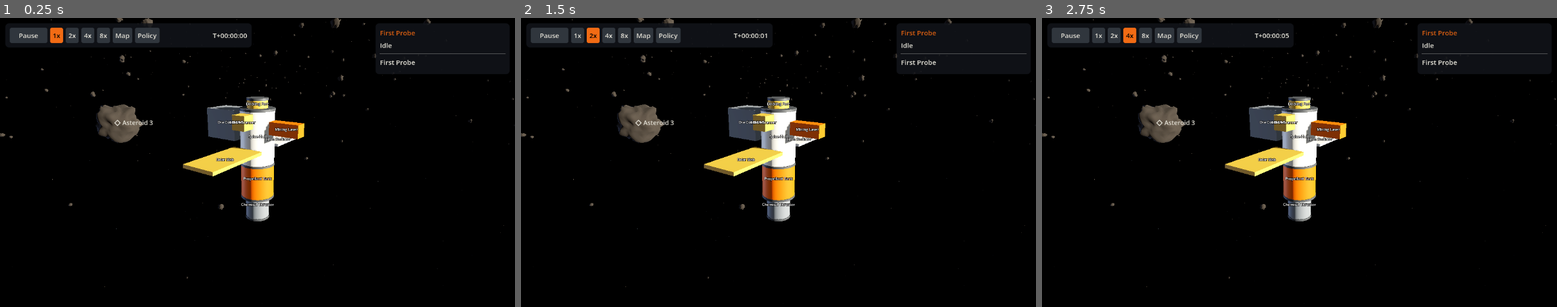
Above: before the commit, frames 1-3 (left to right).
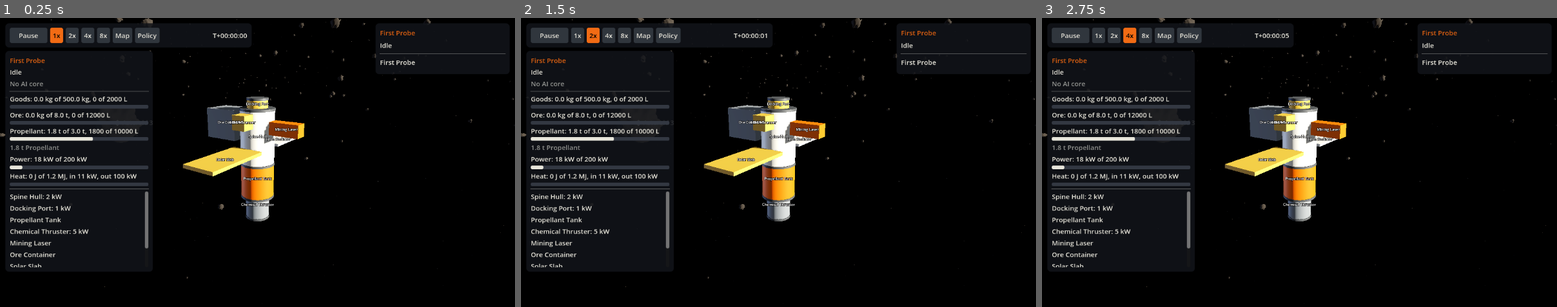
Above: after the commit, the same moments.

Repository: Tunje/spacejunk
Game: Godot game, scene res://client/main.tscn
Two runs of this game, one before a commit and one after it. Both use one fixed random seed, a clock stepped at 60 frames per second and the inputs below.
Inputs:
- Up to frame 1 (0.25 s): no input
- Up to frame 2 (1.5 s): click "1x" at 0.5 s; click "2x" at 1.25 s
- Up to frame 3 (2.75 s): click "4x" at 2 s

The runs differ from the first frame. In frame 1, 5.0% of the frame differs, in the area x 1-30%, y 11-87%; in frame 2, 5.0%; in frame 3, 5.0%.

Commit message:
Add inspection panel for cargo, power, heat and status (D3)
Shows the selected or commanded craft from view fields only: operation and
blocks, cargo by class, power, battery, heat and each part's state. Progress
bars gain a visible track.

Co-Authored-By: Claude Opus 5.5 <noreply@anthropic.com>

Diff:
--- a/client/main.gd
+++ b/client/main.gd
@@ -9,6 +9,7 @@
 @onready var time_controls: TimeControls = %TimeControls
 @onready var order_panel: OrderPanel = %OrderPanel
 @onready var event_log: EventLog = %EventLog
+@onready var inspection_panel: InspectionPanel = %InspectionPanel
 @onready var markers: EntityMarkers = %Markers
 @onready var system_map: SystemMap = $SystemMap
 @onready var standing_orders: StandingOrdersScreen = %StandingOrders
@@ -23,6 +24,7 @@
 	local_view.bind(bridge)
 	order_panel.bind(bridge, local_view)
 	event_log.bind(bridge)
+	inspection_panel.bind(bridge, local_view)
 	system_map.bind(bridge, local_view)
 	time_controls.map_pressed.connect(toggle_map)
 	time_controls.policy_pressed.connect(standing_orders.toggle)
--- a/client/main.tscn
+++ b/client/main.tscn
@@ -13,6 +13,7 @@
 [ext_resource type="Script" path="res://client/view/system_map.gd" id="10_map"]
 [ext_resource type="Script" path="res://client/ui/map_overlay.gd" id="11_overlay"]
 [ext_resource type="Script" path="res://client/mock/standing_orders_screen.gd" id="12_policy"]
+[ext_resource type="Script" path="res://client/ui/inspection_panel.gd" id="13_inspect"]
 
 [sub_resource type="ShaderMaterial" id="ShaderMaterial_sky"]
 shader = ExtResource("9_sky")
@@ -96,6 +97,12 @@
 offset_top = 12.0
 script = ExtResource("3_time")
 
+[node name="InspectionPanel" type="PanelContainer" parent="Overlay"]
+unique_name_in_owner = true
+offset_left = 12.0
+offset_top = 74.0
+script = ExtResource("13_inspect")
+
 [node name="OrderPanel" type="PanelContainer" parent="Overlay"]
 unique_name_in_owner = true
 anchors_preset = 1
--- a/client/ui/client_theme.gd
+++ b/client/ui/client_theme.gd
@@ -29,6 +29,8 @@
 	built.set_color("font_color", "Label", OFF_WHITE)
 	for state: String in ["normal", "hover", "pressed", "hover_pressed", "disabled"]:
 		built.set_stylebox(state, "CheckBox", StyleBoxEmpty.new())
+	built.set_stylebox("background", "ProgressBar", _box(Color(0.2, 0.22, 0.26), 3, 0))
+	built.set_stylebox("fill", "ProgressBar", _box(OFF_WHITE, 3, 0))
 	built.set_icon("unchecked", "CheckBox", _outline_box_icon())
 	built.set_color("font_pressed_color", "CheckBox", OFF_WHITE)
 	built.set_color("font_hover_pressed_color", "CheckBox", Color.WHITE)
--- /dev/null
+++ b/client/ui/inspect_text.gd
@@ -0,0 +1,94 @@
+class_name InspectText extends RefCounted
+## Turns view figures into the words and ratios the inspection panel shows.
+
+
+static func watts(value: int) -> String:
+	if value >= 1000000:
+		return "%s MW" % String.num(value / 1000000.0, 1)
+	if value >= 1000:
+		return "%s kW" % String.num(value / 1000.0, 0)
+	return "%d W" % value
+
+
+static func joules(value: int) -> String:
+	if value >= 1000000:
+		return "%s MJ" % String.num(value / 1000000.0, 1)
+	if value >= 1000:
+		return "%s kJ" % String.num(value / 1000.0, 0)
+	return "%d J" % value
+
+
+static func ratio(part: int, whole: int) -> float:
+	return clampf(float(part) / whole, 0.0, 1.0) if whole > 0 else 0.0
+
+
+## How full a cargo class is, by whichever of mass or volume is tighter.
+static func cargo_ratio(entry: Dictionary) -> float:
+	var taken_g: int = entry["used_g"] + entry["reserved_g"]
+	var taken_l: int = entry["used_l"] + entry["reserved_l"]
+	return maxf(ratio(taken_g, entry["cap_g"]), ratio(taken_l, entry["cap_l"]))
+
+
+static func cargo_line(entry: Dictionary) -> String:
+	var line := "%s of %s, %d of %d L" % [
+		OrderText.tonnes(entry["used_g"]), OrderText.tonnes(entry["cap_g"]), entry["used_l"], entry["cap_l"],
+	]
+	if entry["reserved_g"] > 0:
+		line += ", %s reserved" % OrderText.tonnes(entry["reserved_g"])
+	return line
+
+
+static func inventory(stock: Dictionary, items: Dictionary) -> String:
+	var ids: Array = stock.keys()
+	ids.sort()
+	var lines: PackedStringArray = []
+	for id: String in ids:
+		if stock[id] > 0:
+			lines.append("%s %s" % [OrderText.tonnes(stock[id]), items.get(id, {}).get("name", id)])
+	return ", ".join(lines)
+
+
+static func status(unit: Dictionary, view: Dictionary) -> String:
+	var op: Dictionary = unit["op"]
+	var text := OrderText.operation(op["type"])
+	if op["end_tick"] > op["start_tick"]:
+		text += " %d%%" % int(ratio(view["tick"] - op["start_tick"], op["end_tick"] - op["start_tick"]) * 100.0)
+	if not unit["dock"].is_empty():
+		text += ", docked"
+	var task: Dictionary = view["tasks"].get(unit["task"], {})
+	if task.get("state", "") == "blocked":
+		text += ". Blocked: %s" % OrderText.reason(task["reason"])
+	return text
+
+
+static func core(unit: Dictionary) -> String:
+	return "AI core: tier %d" % unit["core_tier"] if unit["core_tier"] > 0 else "No AI core"
+
+
+static func part_line(part: Dictionary, module: Dictionary) -> String:
+	var line: String = module["name"]
+	match part["state"]:
+		"fault":
+			line += ": fault, %s" % OrderText.reason(part["fault"])
+		"shed":
+			line += ": shed"
+		_:
+			if part["draw_w"] > 0:
+				line += ": %s" % InspectText.watts(part["draw_w"])
+	return line
+
+
+static func part_colour(part: Dictionary) -> Color:
+	match part["state"]:
+		"fault":
+			return ClientTheme.ORANGE
+		"shed":
+			return ClientTheme.GOLD
+	return Color.WHITE
+
+
+static func flatten(part: Dictionary) -> Array[Dictionary]:
+	var parts: Array[Dictionary] = [part]
+	for child: Dictionary in part["children"]:
+		parts.append_array(InspectText.flatten(child))
+	return parts
--- /dev/null
+++ b/client/ui/inspection_panel.gd
@@ -0,0 +1,182 @@
+class_name InspectionPanel extends PanelContainer
+## Shows the selected craft's status, cargo, power, heat and parts, or the
+## commanded craft when nothing is selected. Every figure comes from the view.
+
+const WIDTH_PX := 330
+const PARTS_HEIGHT_PX := 170
+const FULL_RATIO := 0.85
+const CLASS_NAMES: Dictionary = { "ore": "Ore", "goods": "Goods", "propellant": "Propellant" }
+
+var bridge: SimBridge
+var local_view: LocalView
+var _modules: Dictionary = {}
+var _items: Dictionary = {}
+var _signature := ""
+var _cargo_rows: Dictionary = {}
+
+var _title: Label
+var _status: Label
+var _core: Label
+var _cargo_box: VBoxContainer
+var _items_label: Label
+var _power_bar: ProgressBar
+var _power_label: Label
+var _battery_bar: ProgressBar
+var _battery_label: Label
+var _heat_bar: ProgressBar
+var _heat_label: Label
+var _parts_box: VBoxContainer
+
+
+func _ready() -> void:
+	theme = ClientTheme.build()
+	custom_minimum_size = Vector2(WIDTH_PX, 0)
+	var column := VBoxContainer.new()
+	column.add_theme_constant_override("separation", 4)
+	add_child(column)
+	_title = _add_label(column)
+	_title.modulate = ClientTheme.ORANGE
+	_status = _add_label(column)
+	_core = _add_label(column)
+	_core.modulate = ClientTheme.MID_GREY.lightened(0.3)
+	column.add_child(HSeparator.new())
+	_cargo_box = VBoxContainer.new()
+	_cargo_box.add_theme_constant_override("separation", 3)
+	column.add_child(_cargo_box)
+	_items_label = _add_label(column)
+	_items_label.modulate = ClientTheme.MID_GREY.lightened(0.3)
+	_power_label = _add_label(column)
+	_power_bar = _add_bar(column)
+	_battery_label = _add_label(column)
+	_battery_bar = _add_bar(column)
+	_heat_label = _add_label(column)
+	_heat_bar = _add_bar(column)
+	column.add_child(HSeparator.new())
+	var scroll := ScrollContainer.new()
+	scroll.custom_minimum_size = Vector2(0, PARTS_HEIGHT_PX)
+	scroll.horizontal_scroll_mode = ScrollContainer.SCROLL_MODE_DISABLED
+	column.add_child(scroll)
+	_parts_box = VBoxContainer.new()
+	_parts_box.size_flags_horizontal = Control.SIZE_EXPAND_FILL
+	scroll.add_child(_parts_box)
+
+
+func bind(new_bridge: SimBridge, view: LocalView) -> void:
+	bridge = new_bridge
+	local_view = view
+	var defs: Dictionary = bridge.defs()
+	_modules = defs["modules"]
+	_items = defs["items"]
+	bridge.view_updated.connect(refresh)
+	local_view.selection_changed.connect(refresh)
+	refresh()
+
+
+func shown_unit() -> int:
+	if local_view.selected_kind == "unit":
+		return local_view.selected_id
+	return local_view.commanded_unit
+
+
+func refresh() -> void:
+	var view: Dictionary = bridge.current_view
+	var unit: Dictionary = view["units"].get(shown_unit(), {})
+	visible = not unit.is_empty()
+	if unit.is_empty():
+		return
+	_title.text = unit["name"]
+	_status.text = InspectText.status(unit, view)
+	_core.text = InspectText.core(unit)
+	_refresh_cargo(unit)
+	_refresh_power(unit)
+	_refresh_heat(unit)
+	_refresh_parts(unit)
+
+
+func _refresh_cargo(unit: Dictionary) -> void:
+	var classes: Array = unit["cargo"].keys()
+	classes.sort()
+	if classes != _cargo_rows.keys():
+		_rebuild_cargo_rows(classes)
+	for cargo_class: String in classes:
+		var entry: Dictionary = unit["cargo"][cargo_class]
+		var row: Dictionary = _cargo_rows[cargo_class]
+		row["label"].text = "%s: %s" % [CLASS_NAMES.get(cargo_class, cargo_class.capitalize()), InspectText.cargo_line(entry)]
+		_set_bar(row["bar"], InspectText.cargo_ratio(entry))
+	_items_label.text = InspectText.inventory(unit["inventory"], _items)
+	_items_label.visible = not _items_label.text.is_empty()
+
+
+func _rebuild_cargo_rows(classes: Array) -> void:
+	_clear(_cargo_box)
+	_cargo_rows.clear()
+	for cargo_class: String in classes:
+		_cargo_rows[cargo_class] = { "label": _add_label(_cargo_box), "bar": _add_bar(_cargo_box) }
+
+
+func _refresh_power(unit: Dictionary) -> void:
+	var power: Dictionary = unit["power"]
+	_power_label.text = "Power: %s of %s" % [InspectText.watts(power["demand_w"]), InspectText.watts(power["supply_w"])]
+	_set_bar(_power_bar, InspectText.ratio(power["demand_w"], power["supply_w"]))
+	var has_battery: bool = power["capacity_j"] > 0
+	_battery_label.visible = has_battery
+	_battery_bar.visible = has_battery
+	if has_battery:
+		_battery_label.text = "Battery: %s of %s" % [InspectText.joules(power["stored_j"]), InspectText.joules(power["capacity_j"])]
+		_battery_bar.value = InspectText.ratio(power["stored_j"], power["capacity_j"])
+
+
+func _refresh_heat(unit: Dictionary) -> void:
+	var heat: Dictionary = unit["heat"]
+	_heat_label.text = "Heat: %s of %s, in %s, out %s" % [
+		InspectText.joules(heat["stored_j"]), InspectText.joules(heat["limit_j"]),
+		InspectText.watts(heat["input_w"]), InspectText.watts(heat["reject_w"]),
+	]
+	_set_bar(_heat_bar, InspectText.ratio(heat["stored_j"], heat["limit_j"]))
+
+
+func _refresh_parts(unit: Dictionary) -> void:
+	var parts := InspectText.flatten(unit["parts"])
+	var signature := str(parts.map(func(part: Dictionary) -> int: return part["id"]))
+	if signature != _signature:
+		_signature = signature
+		_clear(_parts_box)
+		for part: Dictionary in parts:
+			_add_label(_parts_box)
+	for index in range(parts.size()):
+		var part: Dictionary = parts[index]
+		var label: Label = _parts_box.get_child(index)
+		label.text = InspectText.part_line(part, _modules[part["def"]])
+		label.modulate = InspectText.part_colour(part)
+
+
+func part_line_count() -> int:
+	return _parts_box.get_child_count()
+
+
+func _set_bar(bar: ProgressBar, ratio: float) -> void:
+	bar.value = ratio
+	bar.modulate = ClientTheme.ORANGE if ratio >= FULL_RATIO else Color.WHITE
+
+
+func _add_label(parent: Control) -> Label:
+	var label := Label.new()
+	label.autowrap_mode = TextServer.AUTOWRAP_WORD_SMART
+	parent.add_child(label)
+	return label
+
+
+func _add_bar(parent: Control) -> ProgressBar:
+	var bar := ProgressBar.new()
+	bar.show_percentage = false
+	bar.max_value = 1.0
+	bar.step = 0.001
+	bar.custom_minimum_size = Vector2(0, 8)
+	parent.add_child(bar)
+	return bar
+
+
+func _clear(box: Control) -> void:
+	for child: Node in box.get_children():
+		box.remove_child(child)
+		child.queue_free()
--- /dev/null
+++ b/tests/client/test_inspection_panel.gd
@@ -0,0 +1,171 @@
+extends GutTest
+
+var main: Node
+var bridge: SimBridge
+var view: LocalView
+var panel: InspectionPanel
+var ship: int
+var station: int
+
+
+func before_each() -> void:
+	main = add_child_autofree(load("res://client/main.tscn").instantiate())
+	bridge = main.get_node("Bridge")
+	bridge.set_paused(true)
+	view = main.get_node("LocalView")
+	panel = main.inspection_panel
+	var state := bridge.current_view
+	for id: int in state["units"]:
+		if state["units"][id]["kind"] == "ship":
+			ship = id
+		else:
+			station = id
+
+
+func _cargo(used_g: int, cap_g: int, used_l: int, cap_l: int, reserved_g: int = 0, reserved_l: int = 0) -> Dictionary:
+	return {
+		"used_g": used_g, "cap_g": cap_g, "used_l": used_l, "cap_l": cap_l,
+		"reserved_g": reserved_g, "reserved_l": reserved_l,
+	}
+
+
+func _part(state: String, fault: String = "", draw_w: int = 0) -> Dictionary:
+	return { "id": 1, "state": state, "fault": fault, "draw_w": draw_w, "children": [] }
+
+
+func test_units_read_cleanly() -> void:
+	assert_eq(InspectText.watts(750), "750 W")
+	assert_eq(InspectText.watts(150000), "150 kW")
+	assert_eq(InspectText.watts(2400000), "2.4 MW")
+	assert_eq(InspectText.joules(40000000), "40.0 MJ")
+
+
+func test_ratio_handles_empty_and_overfull() -> void:
+	assert_eq(InspectText.ratio(5, 0), 0.0)
+	assert_eq(InspectText.ratio(15, 10), 1.0)
+
+
+func test_cargo_fill_uses_the_tighter_limit() -> void:
+	assert_almost_eq(InspectText.cargo_ratio(_cargo(100, 1000, 90, 100)), 0.9, 0.001)
+	assert_almost_eq(InspectText.cargo_ratio(_cargo(900, 1000, 10, 100)), 0.9, 0.001)
+
+
+func test_reserved_space_counts_as_taken() -> void:
+	assert_almost_eq(InspectText.cargo_ratio(_cargo(100, 1000, 0, 100, 400, 0)), 0.5, 0.001)
+	assert_string_contains(InspectText.cargo_line(_cargo(2000000, 8000000, 0, 100, 1000000, 0)), "reserved")
+
+
+func test_inventory_lists_names_in_order_and_skips_empty_stacks() -> void:
+	var items := { "iron": { "name": "Iron" }, "copper": { "name": "Copper" } }
+	assert_eq(InspectText.inventory({ "iron": 5000, "copper": 2000000, "air": 0 }, items), "2.0 t Copper, 5.0 kg Iron")
+
+
+func test_blocked_task_shows_its_reason() -> void:
+	var unit := {
+		"op": { "type": "idle", "start_tick": 0, "end_tick": 0 }, "dock": {}, "task": 4,
+	}
+	var state := { "tick": 1, "tasks": { 4: { "state": "blocked", "reason": "no_propellant" } } }
+	assert_eq(InspectText.status(unit, state), "Idle. Blocked: Out of propellant")
+
+
+func test_status_shows_progress() -> void:
+	var unit := { "op": { "type": "moving", "start_tick": 10, "end_tick": 20 }, "dock": {}, "task": 0 }
+	assert_eq(InspectText.status(unit, { "tick": 15, "tasks": {} }), "Moving 50%")
+
+
+func test_core_line() -> void:
+	assert_eq(InspectText.core({ "core_tier": 0 }), "No AI core")
+	assert_eq(InspectText.core({ "core_tier": 2 }), "AI core: tier 2")
+
+
+func test_part_lines_show_state() -> void:
+	var module := { "name": "Laser" }
+	assert_eq(InspectText.part_line(_part("on", "", 150000), module), "Laser: 150 kW")
+	assert_eq(InspectText.part_line(_part("on"), module), "Laser")
+	assert_eq(InspectText.part_line(_part("shed"), module), "Laser: shed")
+	assert_eq(InspectText.part_line(_part("fault", "over_heat_limit"), module), "Laser: fault, Heat limit exceeded")
+
+
+func test_part_colours_flag_trouble() -> void:
+	assert_eq(InspectText.part_colour(_part("fault")), ClientTheme.ORANGE)
+	assert_eq(InspectText.part_colour(_part("shed")), ClientTheme.GOLD)
+	assert_eq(InspectText.part_colour(_part("on")), Color.WHITE)
+
+
+func test_panel_shows_the_selected_craft() -> void:
+	view.select("unit", station, 0)
+	assert_eq(panel._title.text, "Foothold")
+	view.select("unit", ship, 0)
+	assert_eq(panel._title.text, "First Probe")
+
+
+func test_panel_falls_back_to_the_commanded_craft() -> void:
+	var bodies: Array = bridge.current_view["bodies"].keys()
+	view.select("body", bodies[1], 0)
+	assert_eq(panel.shown_unit(), ship)
+	view.clear_selection()
+	assert_eq(panel.shown_unit(), ship)
+
+
+func test_panel_lists_every_part_and_each_cargo_class() -> void:
+	var unit: Dictionary = bridge.current_view["units"][ship]
+	assert_eq(panel.part_line_count(), InspectText.flatten(unit["parts"]).size())
+	assert_eq(panel._cargo_rows.size(), unit["cargo"].size())
+
+
+func test_panel_figures_change_with_the_sim() -> void:
+	var hull_before: String = panel._power_label.text
+	var bodies: Array = bridge.current_view["bodies"].keys()
+	bodies.sort()
+	var rock: int = bodies[1]
+	view.select("body", rock, 0)
+	assert_true(main.order_panel.press("Move to"))
+	bridge.set_paused(false)
+	bridge.set_speed(8)
+	for i in range(30):
+		bridge.advance(0.1)
+	bridge.set_paused(true)
+	view.refresh(0.016)
+	assert_string_contains(panel._status.text, "Idle")
+	assert_true(main.order_panel.press("Scan"))
+	bridge.set_paused(false)
+	bridge.advance(0.1)
+	bridge.set_paused(true)
+	assert_string_contains(panel._status.text, "Scanning")
+	assert_eq(panel._power_label.text, hull_before, "scanning has no extra stub draw")
+
+
+func test_rows_are_kept_across_ticks() -> void:
+	var first: Node = panel._parts_box.get_child(0)
+	panel.refresh()
+	panel.refresh()
+	assert_same(panel._parts_box.get_child(0), first)
+
+
+func test_hidden_battery_rows_when_there_is_no_battery() -> void:
+	assert_false(panel._battery_bar.visible)
+
+
+func test_battery_rows_appear_when_a_craft_has_storage() -> void:
+	var unit: Dictionary = bridge.current_view["units"][ship].duplicate(true)
+	unit["power"]["capacity_j"] = 4000
+	unit["power"]["stored_j"] = 1000
+	panel._refresh_power(unit)
+	assert_true(panel._battery_bar.visible)
+	assert_almost_eq(panel._battery_bar.value, 0.25, 0.001)
+	assert_string_contains(panel._battery_label.text, "1 kJ of 4 kJ")
+
+
+func test_empty_bars_keep_a_visible_track() -> void:
+	var track := panel._heat_bar.get_theme_stylebox("background") as StyleBoxFlat
+	assert_not_null(track)
+	assert_gt(track.bg_color.a, 0.9)
+	assert_gt(track.bg_color.get_luminance(), 0.1)
+
+
+func test_nearly_full_bars_are_flagged() -> void:
+	var unit: Dictionary = bridge.current_view["units"][ship].duplicate(true)
+	unit["heat"]["limit_j"] = 100
+	unit["heat"]["stored_j"] = 95
+	panel._refresh_heat(unit)
+	assert_eq(panel._heat_bar.modulate, ClientTheme.ORANGE)
Not shown: 1 places in client/main.tscn that only renumber resources
Not shown, added: client/ui/inspect_text.gd.uid
Not shown, added: client/ui/inspection_panel.gd.uid
Not shown, added: tests/client/test_inspection_panel.gd.uid
